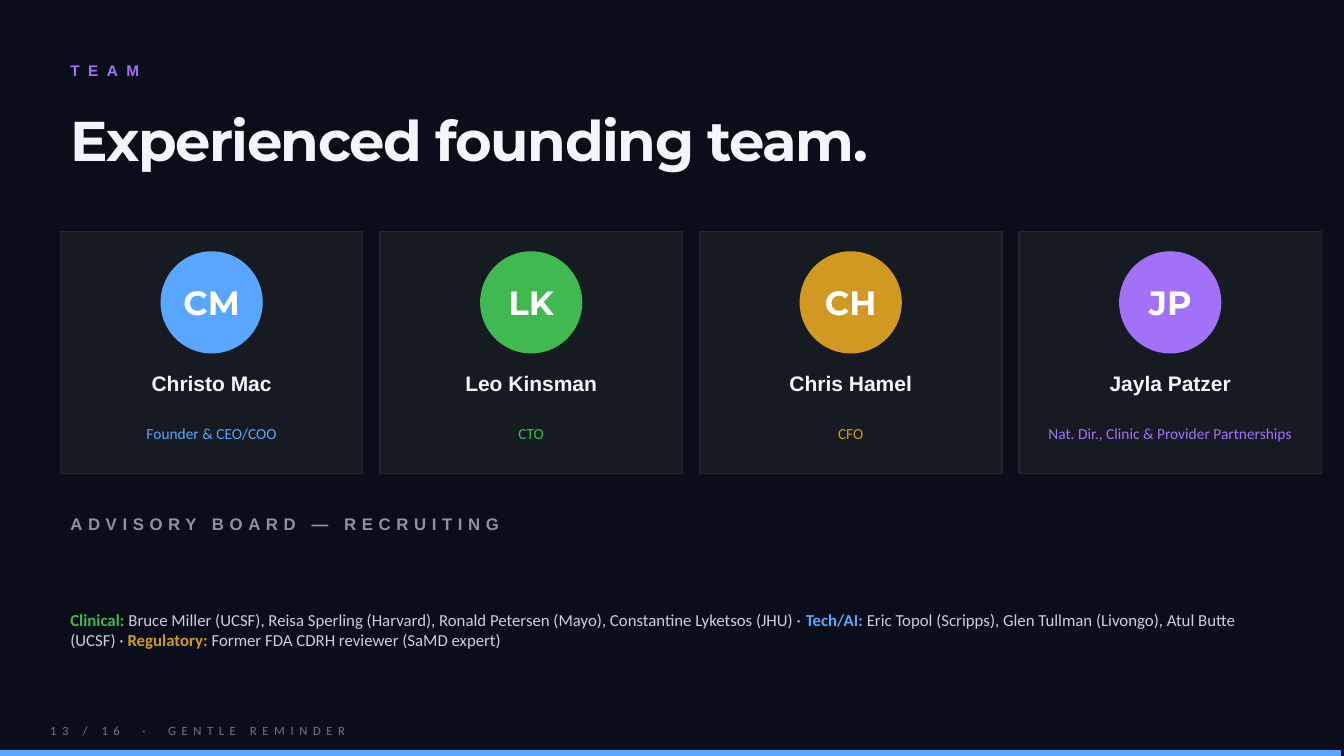
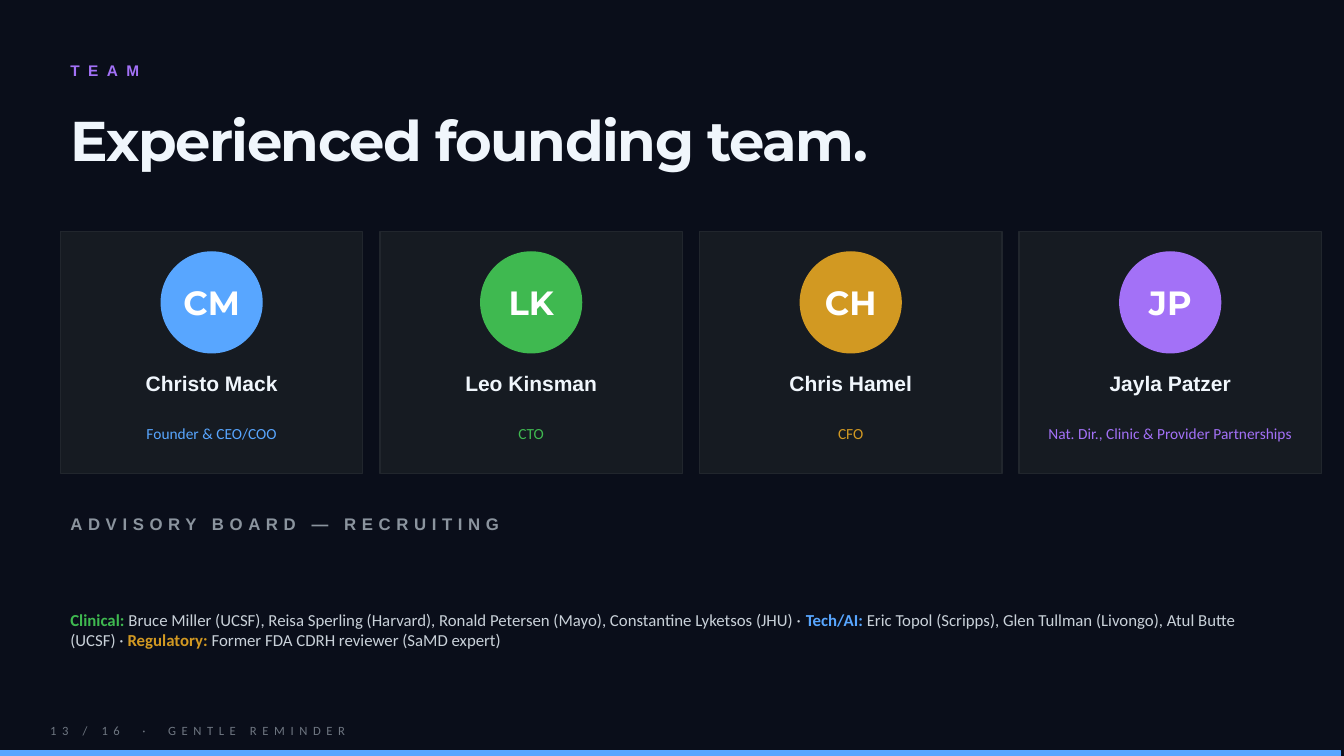
Before and after one commit to prosalesleague-ClinIQ/gentle-reminder, a slide deck: slide 13 of apps/pitch-site/public/Gentle-Reminder-Pitch-Deck.pptx. Drawn at 1344x756 pixels with LibreOffice and Linux fonts; fonts in the diff are those of the drawing. Boxes give left, top, right and bottom in pixels: in the first picture for what was removed or moved away, otherwise in the second. Text is boxed around its words. In the diff, an @@ line names an element or a change of style, - is before the commit and + after.

```diff
--- a/apps/pitch-site/public/Gentle-Reminder-Pitch-Deck.pptx
+++ b/apps/pitch-site/public/Gentle-Reminder-Pitch-Deck.pptx
@@ text at [146,375,277,392]: text changed @@
-Christo Mac
+Christo Mack
```
Also in this commit, not shown: 2 other slides changed, 30 other files.
